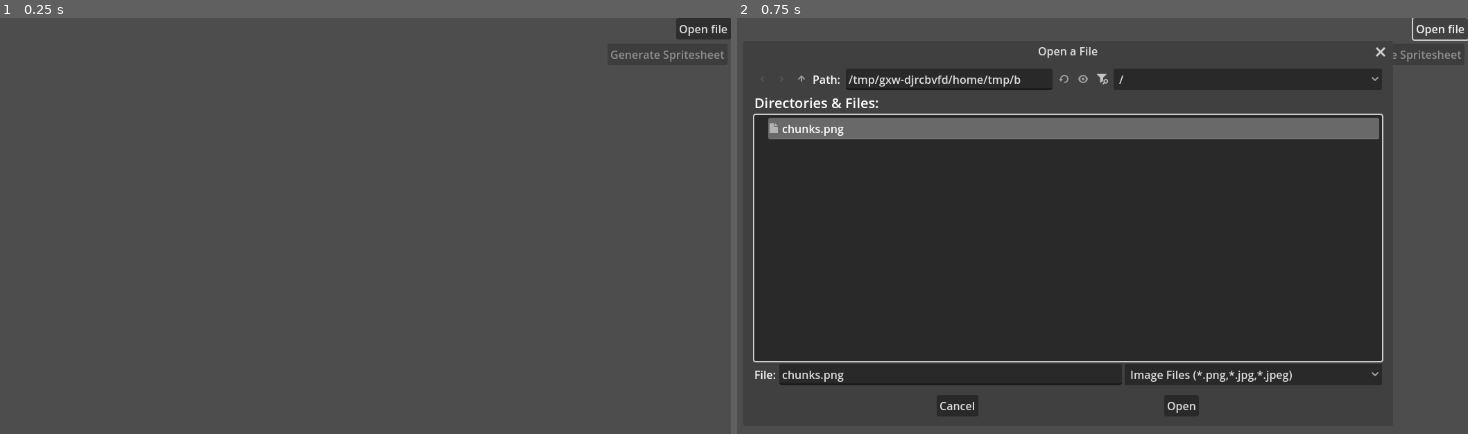
Above: before the commit, frames 1-2 (left to right).
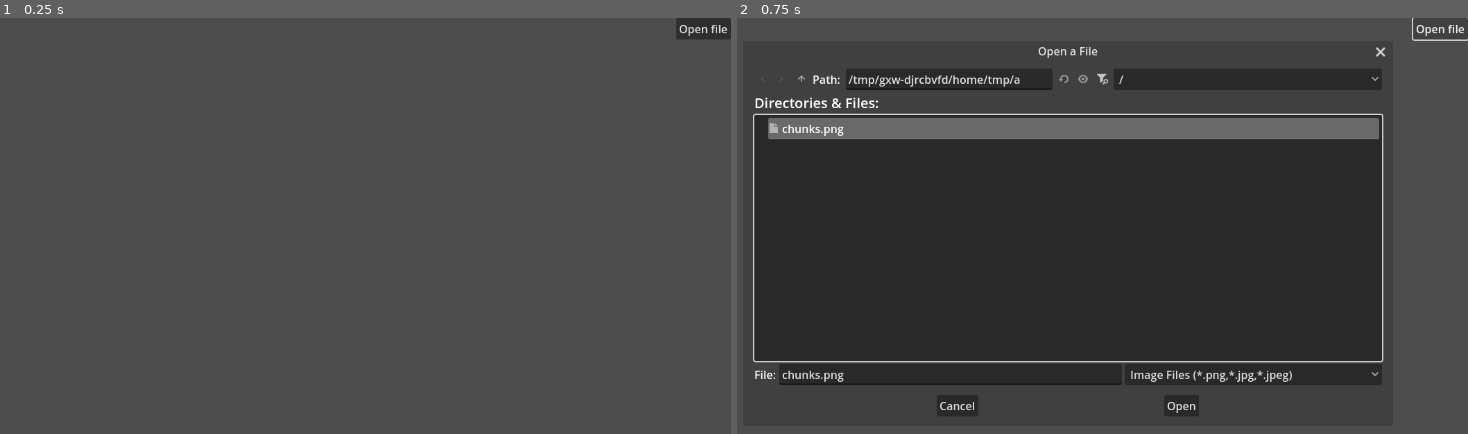
Above: after the commit, the same moments.

Repository: kwakoo-dev/tilemap-maker
Game: Godot game, scene res://main.tscn
The game is run twice, just before and just after one commit, with the same random seed, the same clock (stepped at 60 frames per second) and the same inputs.
Inputs:
- Up to frame 1 (0.25 s): no input
- Up to frame 2 (0.75 s): click "Open file" at 0.5 s

The runs differ from the first frame. In frame 1, 0.1% of the frame differs, in the area x 83-100%, y 7-11%; in frame 2, less than 0.1%.

Commit message:
- implemented outwarde corners

Diff:
--- a/main.gd
+++ b/main.gd
@@ -17,6 +17,10 @@
 var bottom_left_positions : Array[Vector2i]
 var bottom_positions : Array[Vector2i]
 var bottom_right_positions : Array[Vector2i]
+var out_top_left_positions : Array[Vector2i]
+var out_top_right_positions : Array[Vector2i]
+var out_bottom_left_positions : Array[Vector2i]
+var out_bottom_right_positions : Array[Vector2i]
 
 func _init() -> void:
 	top_left_positions = [
@@ -142,6 +146,9 @@
 		to_image_coords(20, 6),
 		to_image_coords(21, 6),
 		to_image_coords(22, 6),
+
+		to_image_coords(8, 7),
+		to_image_coords(15, 7),
 	]
 	right_positions = [
 		to_image_coords(1, 1),
@@ -203,7 +210,90 @@
 		to_image_coords(1, 7),
 		to_image_coords(7, 7),
 		to_image_coords(23, 7),
-
+	]
+	out_top_left_positions = [
+		to_image_coords(3, 1),
+		to_image_coords(5, 1),
+
+		to_image_coords(9, 1),
+		to_image_coords(13, 1),
+		to_image_coords(15, 1),
+
+		to_image_coords(3, 3),
+		to_image_coords(5, 3),
+
+		to_image_coords(19, 3),
+		to_image_coords(23, 3),
+
+		to_image_coords(9, 5),
+		to_image_coords(13, 5),
+
+		to_image_coords(9, 7),
+
+		to_image_coords(21, 7),
+	]
+	out_top_right_positions = [
+		to_image_coords(4, 1),
+		to_image_coords(6, 1),
+
+		to_image_coords(8, 1),
+		to_image_coords(10, 1),
+		to_image_coords(14, 1),
+
+		to_image_coords(4, 3),
+		to_image_coords(6, 3),
+
+		to_image_coords(10, 5),
+		to_image_coords(14, 5),
+
+		to_image_coords(16, 5),
+		to_image_coords(20, 5),
+
+		to_image_coords(14, 7),
+		to_image_coords(20, 7),
+	]
+	out_bottom_left_positions = [
+		to_image_coords(9, 0),
+
+		to_image_coords(19, 0),
+
+		to_image_coords(3, 2),
+		to_image_coords(5, 2),
+
+		to_image_coords(9, 2),
+		to_image_coords(13, 2),
+		to_image_coords(23, 2),
+
+		to_image_coords(3, 4),
+		to_image_coords(5, 4),
+
+		to_image_coords(21, 4),
+
+		to_image_coords(9, 6),
+		to_image_coords(13, 6),
+		to_image_coords(15, 6),
+	]
+	out_bottom_right_positions = [
+		to_image_coords(14, 0),
+
+		to_image_coords(18, 0),
+
+		to_image_coords(4, 2),
+		to_image_coords(6, 2),
+
+		to_image_coords(10, 2),
+		to_image_coords(14, 2),
+
+		to_image_coords(18, 2),
+
+		to_image_coords(4, 4),
+		to_image_coords(6, 4),
+
+		to_image_coords(16, 4),
+
+		to_image_coords(8, 6),
+		to_image_coords(10, 6),
+		to_image_coords(14, 6),
 	]
 
 func _on_button_pressed() -> void:
@@ -215,8 +305,9 @@
 	input_texture = ImageTexture.create_from_image(image)
 	$InputPreview.texture = input_texture
 	$Generate.disabled = false
-
-func _on_generate_pressed() -> void:
+	generate()
+
+func generate() -> void:
 	var chunks : Chunks = Chunks.get_chunks(Vector2i(chunk_width, chunk_height))
 	var image_format : Image.Format = image.get_format()
 	var output_image : Image = Image.create_empty(tile_columns * chunk_width, tile_rows * chunk_height, false, image_format)
@@ -233,6 +324,11 @@
 	blit_chunks(output_image, chunks.bottom, bottom_positions)
 	blit_chunks(output_image, chunks.bottom_right, bottom_right_positions)
 
+	blit_chunks(output_image, chunks.out_top_left, out_top_left_positions)
+	blit_chunks(output_image, chunks.out_top_right, out_top_right_positions)
+	blit_chunks(output_image, chunks.out_bottom_left, out_bottom_left_positions)
+	blit_chunks(output_image, chunks.out_bottom_right, out_bottom_right_positions)
+
 	$OutputPreview.texture =  ImageTexture.create_from_image(output_image)
 
 func blit_chunks(output_image : Image, chunk_coords : Rect2i, target_coords : Array[Vector2i]) -> void:
--- a/main.tscn
+++ b/main.tscn
@@ -36,6 +36,7 @@
 text = "Open file"
 
 [node name="Generate" type="Button" parent="."]
+visible = false
 layout_mode = 0
 offset_left = 974.0
 offset_top = 37.0
@@ -57,4 +58,3 @@
 
 [connection signal="file_selected" from="FileDialog" to="." method="_on_file_dialog_file_selected"]
 [connection signal="pressed" from="OpenFile" to="." method="_on_button_pressed"]
-[connection signal="pressed" from="Generate" to="." method="_on_generate_pressed"]
